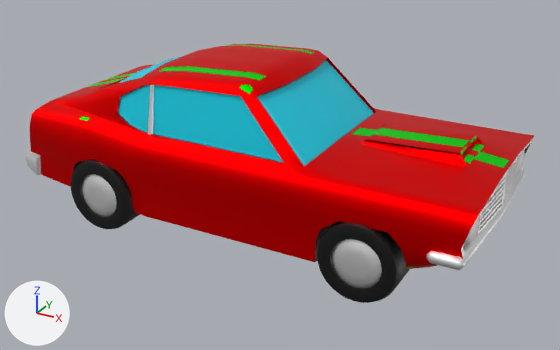
The FBX model Content/Artwork/FBX/MuscleCar.fbx: old version first, new version second.
Before and after are seen from a camera (50 mm lens) standing at (2.9, -5.36, 2.94) and looking at (-0.01, -0.06, 0.3). Lighting does not change. The marker at lower left points along +X, +Y and +Z. Where no turn or scale is listed for an object, it has been applied to the vertices. Vertices at the same position are counted once.

The scene before the commit, as lines of its bpy script (objects in view):
```python
mat_paint = principled_material('Paint')
mat_paint.texture = img_doublestipemusclecartexture_png
mat_paint.metallic = 1.0
me_cube_001 = bpy.data.meshes.new('Cube.001')
me_cube_001.from_pydata(...)  # 2329 vertices, 2162 faces; spans x -2.13..1.85, y -0.91..0.91, z 0.0..1.24
# faces by material slot: [522, 32, 52, 132, 864, 560]
me_cube_001.materials.append(mat_paint)  # picture img_doublestipemusclecartexture_png
me_cube_001.materials.append(mat_brakelight)  # red #e70010
me_cube_001.materials.append(mat_glass)  # cyan #00cfe7
me_cube_001.materials.append(mat_headlight)  # white #ffffff
me_cube_001.materials.append(mat_chrome)  # white #ffffff
me_cube_001.materials.append(mat_secondary)  # black #000000
me_cube_012 = bpy.data.meshes.new('Cube.012')
me_cube_012.from_pydata(...)  # 384 vertices, 354 faces; spans x -0.321..0.321, y -0.189..0.184, z -0.321..0.321
# faces by material slot: [66, 288]
me_cube_012.materials.append(mat_chrome)  # white #ffffff
me_cube_012.materials.append(mat_tire)  # black #000000
me_cube_013 = bpy.data.meshes.new('Cube.013')
me_cube_013.from_pydata(...)  # 384 vertices, 354 faces; spans x -0.321..0.321, y -0.189..0.184, z -0.321..0.321
# faces by material slot: [66, 288]
me_cube_013.materials.append(mat_chrome)  # white #ffffff
me_cube_013.materials.append(mat_tire)  # black #000000
ob_br_wheel = bpy.data.objects.new('BR_WHEEL', me_cube_012)
ob_br_wheel.location = (-1.303, -0.721, 0.146)
ob_fr_wheel = bpy.data.objects.new('FR_WHEEL', me_cube_013)
ob_fr_wheel.location = (1.059, -0.721, 0.146)
ob_musclecar = bpy.data.objects.new('MuscleCar', me_cube_001)
ob_musclecar.location = (0.011, 0.0, 0.047)
```
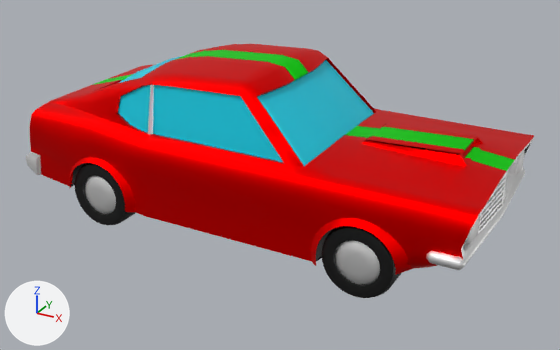
Commit message: Muscle Car Tweaks

The change in detail:
Picture 'SingleStripMuscleCarTexture.png' (img_singlestripmusclecartexture_png) is new.
Material 'Paint' (mat_paint) changes its picture from img_doublestipemusclecartexture_png to img_singlestripmusclecartexture_png.
me_cube_012 has 384 vertices, 354 faces and spans x -0.321..0.321, y -0.189..0.184, z -0.321..0.321.
me_cube_012 is used by ob_br_wheel; location (-1.303, -0.721, 0.146).
me_cube_012 part 1: the whole mesh is scaled about its middle by 0.904.
me_cube_013 has 384 vertices, 354 faces and spans x -0.321..0.321, y -0.189..0.184, z -0.321..0.321.
me_cube_013 is used by ob_fr_wheel; location (1.059, -0.721, 0.146).
me_cube_013 part 5: the whole mesh is scaled about its middle by 0.904.
me_cube_001 is used by ob_musclecar; location (0.011, 0.0, 0.047).
me_cube_001 had 2329 vertices, 2162 faces and spanned x -2.13..1.85, y -0.91..0.91, z 0.0..1.24.
me_cube_001 now has 2473 vertices, 2236 faces and spans x -2.13..1.85, y -0.92..0.92, z 0.0..1.24.
me_cube_001 part 2: 36 vertices added at x -1.67..-0.95, y -0.92..-0.85, z 0.01..0.46.
me_cube_001 part 3: 36 vertices added at x 0.68..1.45, y -0.91..-0.77, z 0.0..0.47.
me_cube_001 part 4: 1996 kept faces spanning x -2.13..1.85, y -0.91..0.91, z 0.0..1.24 get new texture (UV) coordinates.

What differs and where, as boxes [x1, y1, x2, y2] in the pictures (560 x 350 px):
'MuscleCar', surface changed, reshaped
    before: [26, 44, 534, 270]
    after: [26, 44, 534, 275]
'FR_WHEEL', mesh rescaled (15% narrower, 12% shorter)
    before: [317, 221, 410, 303]
    after: [322, 226, 401, 298]
'BR_WHEEL', mesh rescaled (11% narrower, 11% shorter)
    before: [71, 159, 140, 229]
    after: [75, 163, 136, 225]
part 2 of me_cube_001, added (red)
    after: [69, 157, 135, 212]
part 3 of me_cube_001, added (red)
    after: [311, 218, 414, 275]
part 4 of me_cube_001, surface changed
    both: [76, 44, 517, 268]
